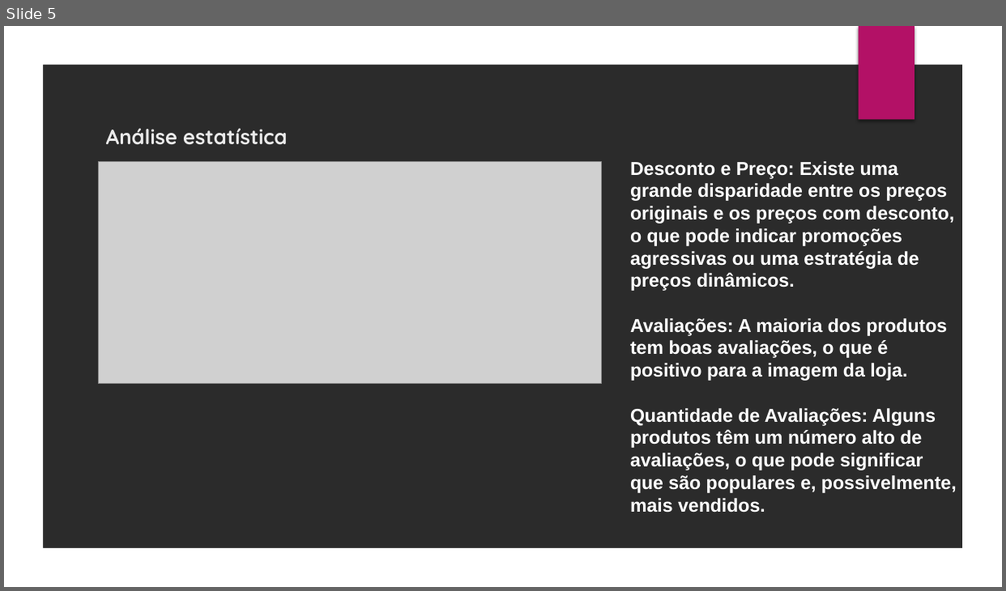
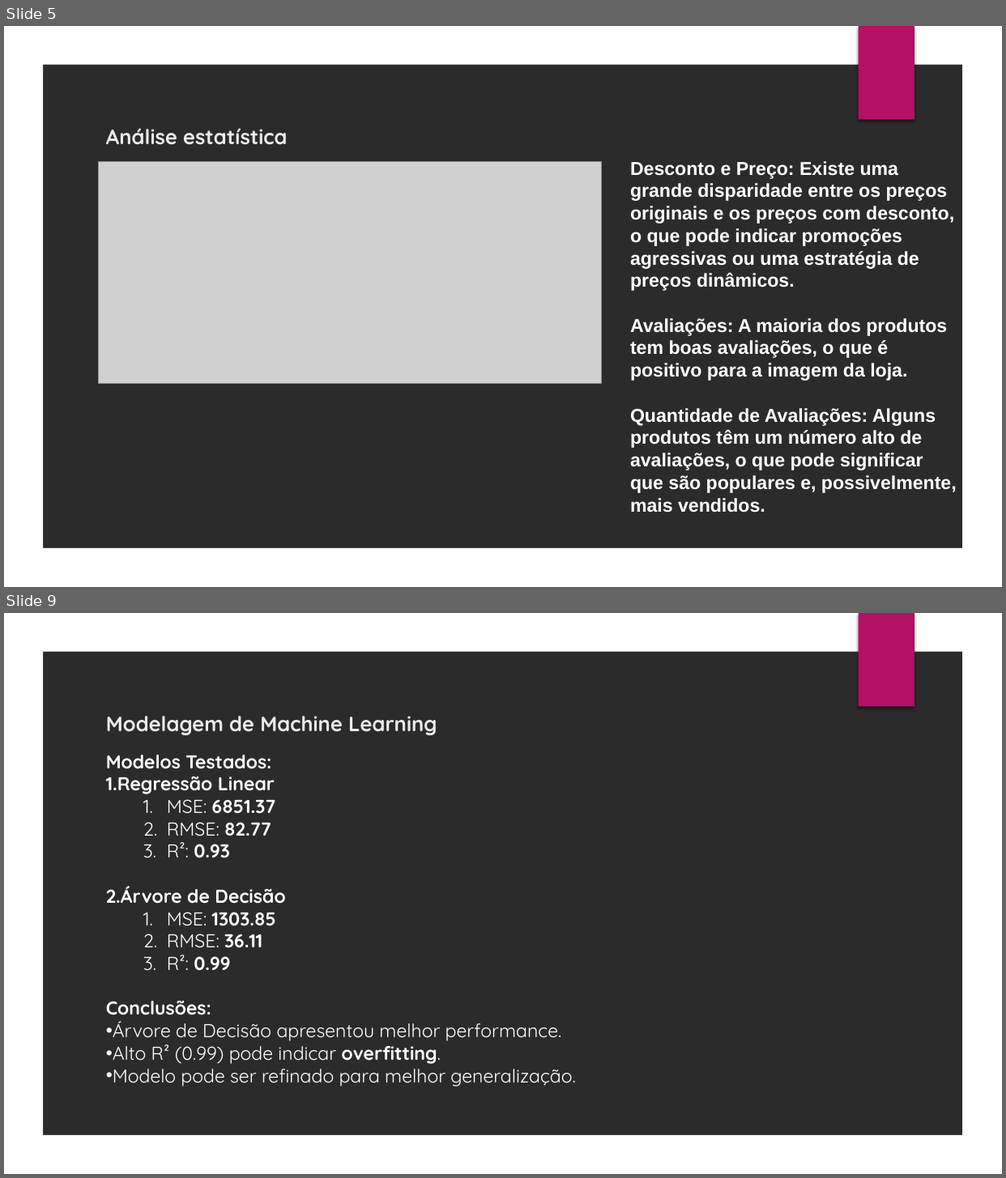
Before and after one commit to iagooteles/projeto_final_infinity, a slide deck: apresentacao_ds_infinity.pptx. Shown one above the other, each under a label of ours: slide 5 before the commit, slides 5 and 9 after it; the slides between them are not shown. The pictures are 1006x591 and 1006x1178 pixels, drawn with LibreOffice and Linux fonts; fonts in the diff are those of the drawing; grey boxes stand for pictures; background and template pictures are left out; a plain dark background stands for a picture behind light text. Boxes give left, top, right and bottom in pixels: in the first picture for what was removed or moved away, otherwise in the second. Text is boxed around its words. In the diff, an @@ line names an element or a change of style, - is before the commit and + after.

```diff
--- a/apresentacao_ds_infinity.pptx
+++ b/apresentacao_ds_infinity.pptx
@@ slide 9 added at (x1=4, y1=613, x2=1002, y2=1174), background picture (left out); not listed: 2 template elements that a slide beside it also shows @@
@@ title added at (x1=106, y1=716, x2=437, y2=735), 20 pt, text #EBEBEB, bold @@
+Modelagem de Machine Learning
@@ text added at (x1=106, y1=755, x2=575, y2=1087), 18 pt, text #FFFFFF @@
+Modelos Testados:
+1. Regressão Linear
+  1. MSE: 6851.37
+  2. RMSE: 82.77
+  3. R²: 0.93
+2. Árvore de Decisão
+  1. MSE: 1303.85
+  2. RMSE: 36.11
+  3. R²: 0.99
+Conclusões:
+• Árvore de Decisão apresentou melhor performance.
+• Alto R² (0.99) pode indicar overfitting.
+• Modelo pode ser refinado para melhor generalização.
```
Also in this commit, not shown: 1 slide changed, 3 other slides added.
